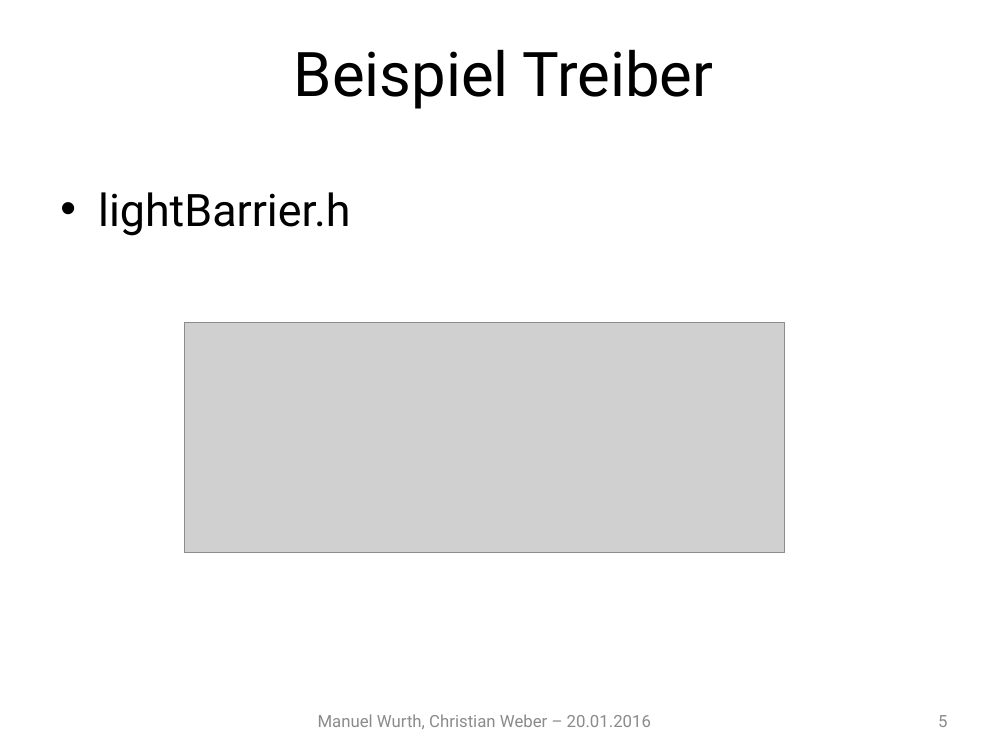
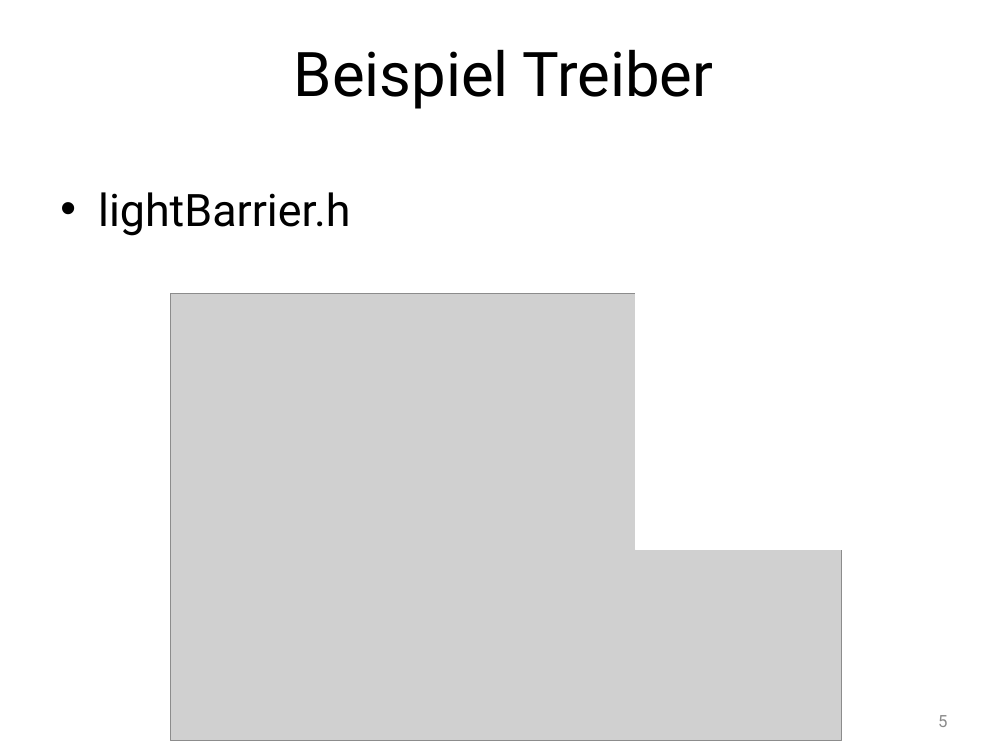
Before and after one commit to Mudvayne/FischertechnikSimulator, a slide deck: slide 5 of Documentation/Präsentation/Präsentation.pptx. Drawn at 1008x756 pixels with LibreOffice and Linux fonts; fonts in the diff are those of the drawing; grey boxes stand for pictures; background and template pictures are left out. Boxes give left, top, right and bottom in pixels: in the first picture for what was removed or moved away, otherwise in the second. Text is boxed around its words. In the diff, an @@ line names an element or a change of style, - is before the commit and + after.

Commit message:
Replaced Pictures of Code with Word representations

```diff
--- a/Documentation/Präsentation/Präsentation.pptx
+++ b/Documentation/Präsentation/Präsentation.pptx
@@ rectangle added at <box>635,232,1008,549</box>, fill #FFFFFF, outline #FFFFFF 0.75 pt @@
@@ picture added at <box>170,293,842,741</box> @@
@@ picture removed at <box>184,323,785,552</box> @@
```
Also in this commit, not shown: 5 other slides changed.
